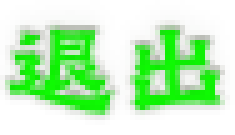
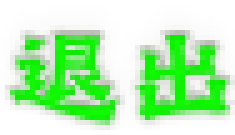
Layers edited between the first and the second 235×135 image:
renamed "GraveBustedStoneLishuSc.ttf｜默认" to "项目字体｜退出", painted on it over <box>5,25,230,125</box>
